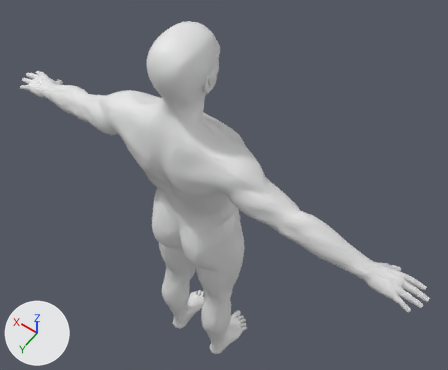
The Blender file RiggedModels/HumanUnclothed/UnclothedHumanRiggingStep1f.blend: old version first, new version second.
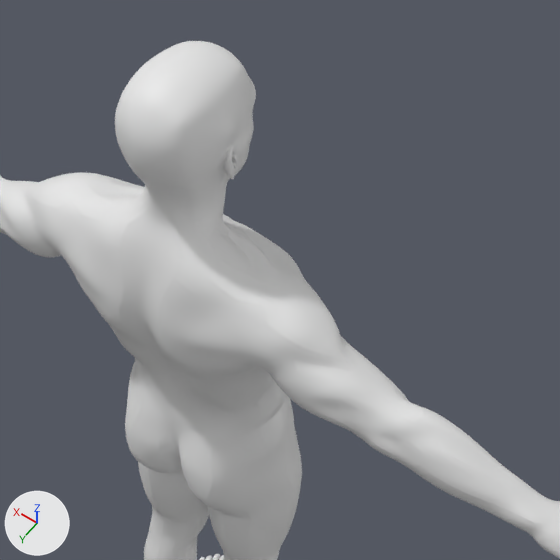
Old and new are each drawn whole from a 50 mm camera at (-0.923, 1.088, 3.088) aimed at (-0.016, -0.182, 1.091) and again close up on the part from 19% to 85% of the width and 0% to 79% of the height. Arrows for +X, +Y and +Z are at lower left; the lights stay in place. The close-ups show mesh edges as thin lines.

In view in the first close-up: 'Figure'.
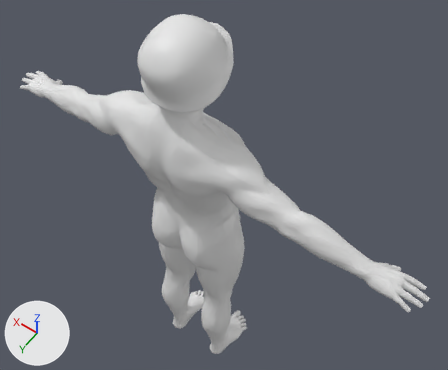
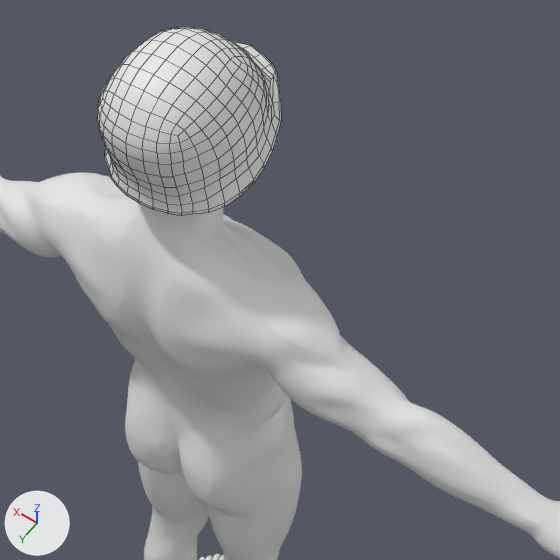
The change, as a list of edits to the scene's bpy script:
```text
Change me_cube:
    where me_cube.from_pydata(...)  # 209 vertices, 185 faces; spans x 0.0..0.91, y -1.06..1.05, z -0.55..0.71
    used by ob_helmet; location = (0.0, 0.006, 1.898); rotation_euler = (-0.421, -0.00153, -0.000353), in degrees (-24, -0.1, -0); scale = (0.14, 0.14, 0.14)
    me_cube part 1
    me_cube.vertices[10].co: (0.0, -0.84, -0.17) -> (0.0, -0.86, -0.17)
    me_cube.vertices[84].co: (0.0, -0.86, -0.31) -> (0.0, -0.89, -0.31)
    me_cube.vertices[122].co: (0.17, -0.82, -0.17) -> (0.17, -0.83, -0.17)
    me_cube.vertices[138].co: (0.17, -0.82, -0.32) -> (0.17, -0.85, -0.32)
    me_cube.vertices[184].co: (0.0, -0.9, -0.36) -> (0.0, -0.91, -0.36)
    me_cube.vertices[185].co: (0.17, -0.86, -0.37) -> (0.17, -0.87, -0.37)
    me_cube part 2
    me_cube.vertices[120].co: (0.0, 1.05, -0.36) -> (0.0, 1.05, -0.39)
    me_cube.vertices[142].co: (0.17, 1.04, -0.38) -> (0.17, 1.04, -0.39)
    me_cube.vertices[203].co: (0.0, 1.04, -0.33) -> (0.0, 1.04, -0.36)
    me_cube.vertices[204].co: (0.17, 1.02, -0.36) -> (0.17, 1.02, -0.37)
Change ob_helmet:
    ob_helmet.scale: (0.14, 0.14, 0.14) -> (0.151, 0.151, 0.151)
    remove ob_helmet.hide_set(True)  # its collection is switched off
```

Where the change shows, as pixel boxes (x1, y1, x2, y2) in the close-ups (560 x 560 px; the box of a moved part takes in the faces that stretch with it):
'Helmet', shown: after (97, 27, 281, 216)
part 1 of me_cube, moved or reshaped (not visible before): after (242, 48, 264, 71)
part 2 of me_cube, moved or reshaped (not visible before): after (117, 178, 168, 213)
